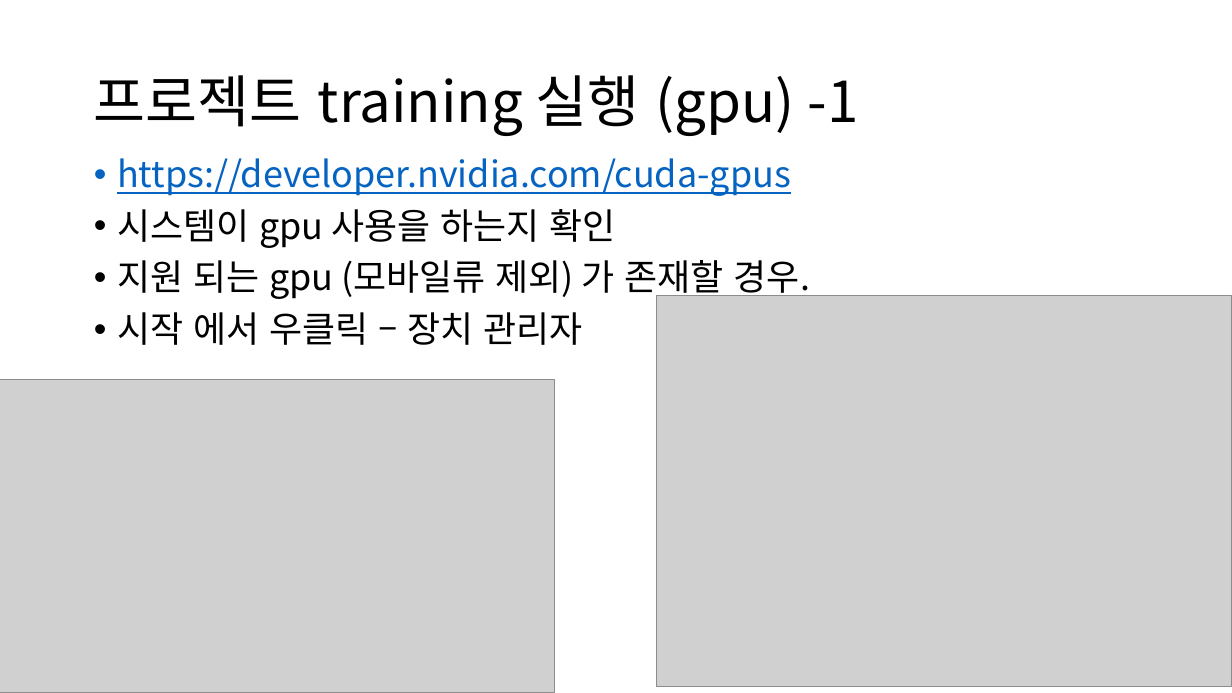
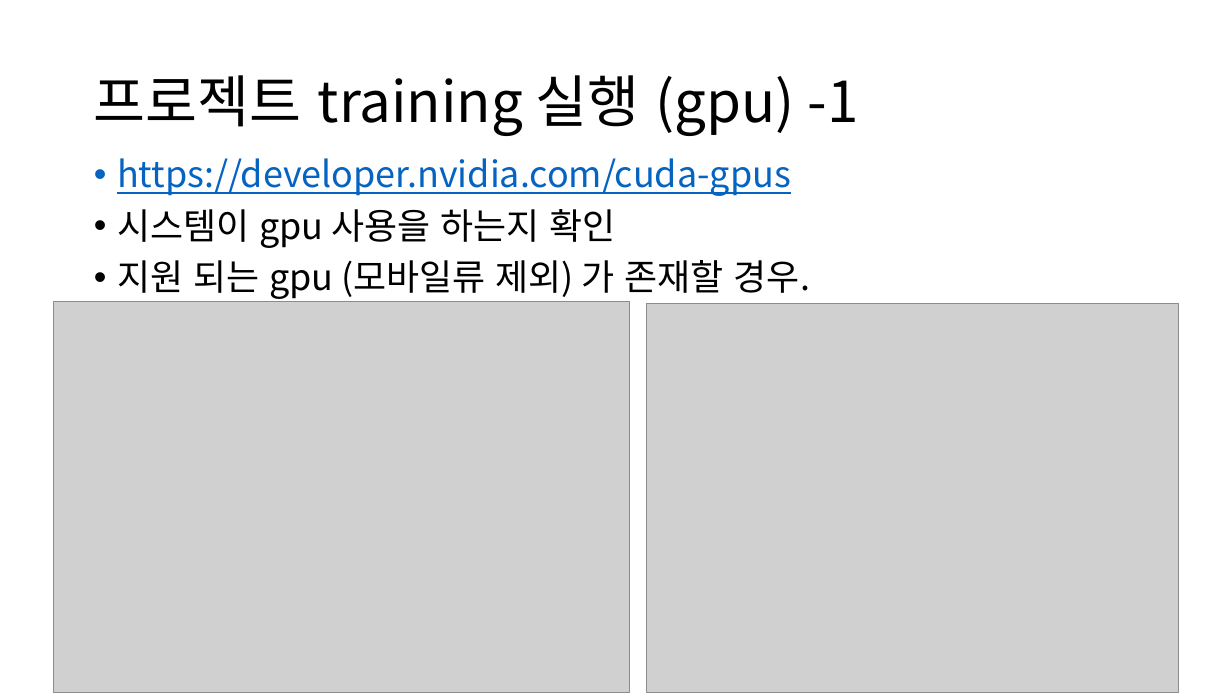
Before and after one commit to DuaNoDo/object-detection, a slide deck: slide 6 of 객체탐지.pptx (slide 5 before the commit). Drawn at 1232x693 pixels with LibreOffice and Linux fonts; fonts in the diff are those of the drawing; grey boxes stand for pictures. Boxes give left, top, right and bottom in pixels: in the first picture for what was removed or moved away, otherwise in the second. Text is boxed around its words. In the diff, an @@ line names an element or a change of style, - is before the commit and + after.

```diff
--- a/객체탐지.pptx
+++ b/객체탐지.pptx
@@ picture: place and size @@
-picture at [656, 296, 1232, 687]
+picture at [54, 302, 629, 693]
@@ text at [117, 312, 583, 345]: paragraph removed @@
-• 시작 에서 우클릭 – 장치 관리자
@@ picture added at [647, 303, 1179, 693] @@
@@ picture removed at [0, 380, 555, 693] @@
```
Also in this commit, not shown: 2 other slides changed, 3 slides added, 2 other files.
